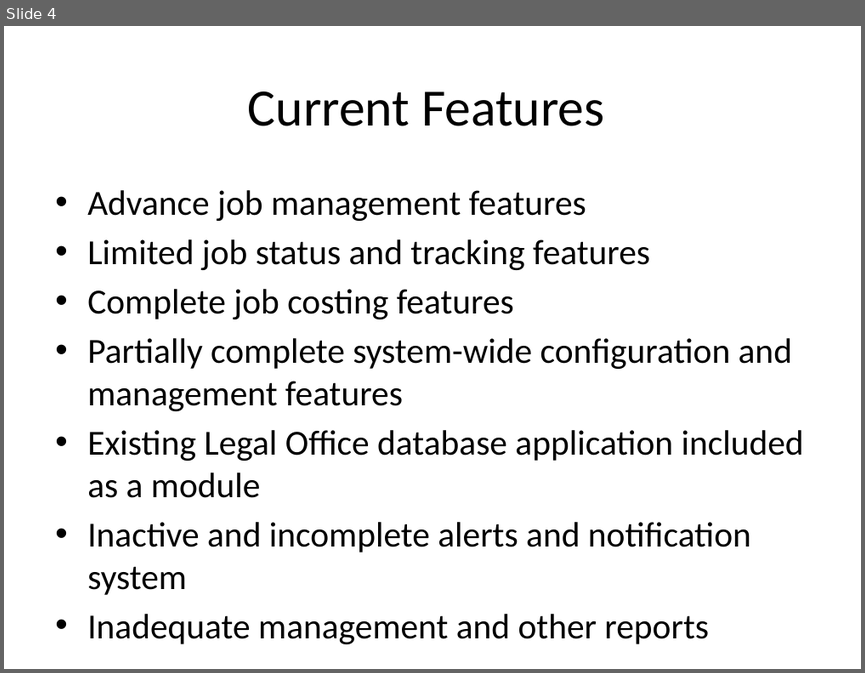
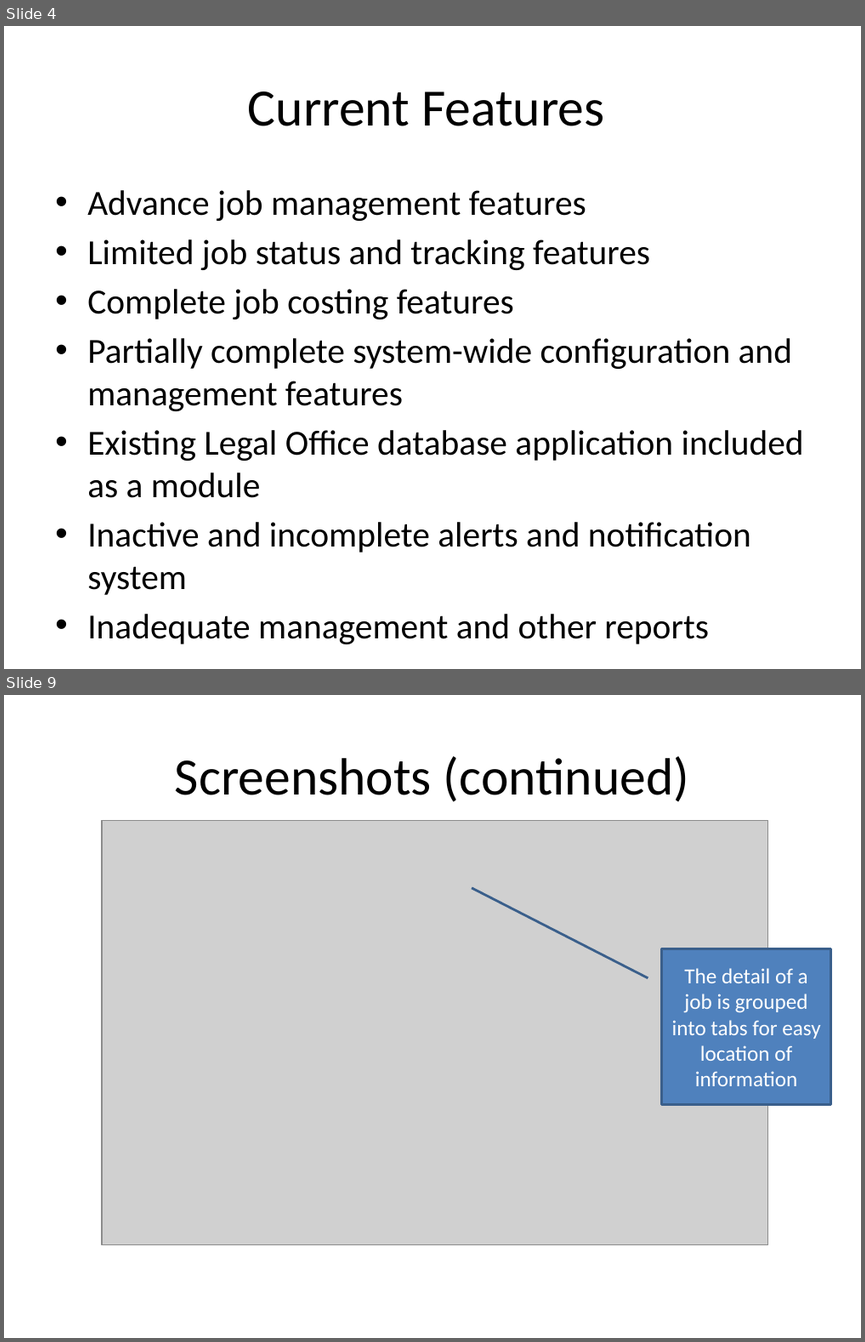
Before and after one commit to DPBandA/job-management-tracking-system, a slide deck: doc/Job Management & Tracking System Presentation.pptx. Shown one above the other, each under a label of ours: slide 4 before the commit, slides 4 and 9 after it; the slides between them are not shown. The pictures are 865x673 and 865x1342 pixels, drawn with LibreOffice and Linux fonts; fonts in the diff are those of the drawing; grey boxes stand for pictures. Boxes give left, top, right and bottom in pixels: in the first picture for what was removed or moved away, otherwise in the second. Text is boxed around its words. In the diff, an @@ line names an element or a change of style, - is before the commit and + after.

```diff
--- a/doc/Job Management & Tracking System Presentation.pptx
+++ b/doc/Job Management & Tracking System Presentation.pptx
@@ slide 9 added at <box>4,695,861,1338</box>, background #FFFFFF @@
@@ title added at <box>175,756,689,802</box>, 44 pt, text #000000 @@
+Screenshots (continued)
@@ picture added at <box>102,821,767,1245</box> @@
@@ border callout added at <box>662,948,831,1104</box>, fill #4F81BD, outline #3A5F8C 2 pt, 18 pt, text #FFFFFF @@
+The detail of a job is grouped into tabs for easy location of information
```
Also in this commit, not shown: 3 slides changed, 6 other slides added, 1 slide removed, 2 other files.
